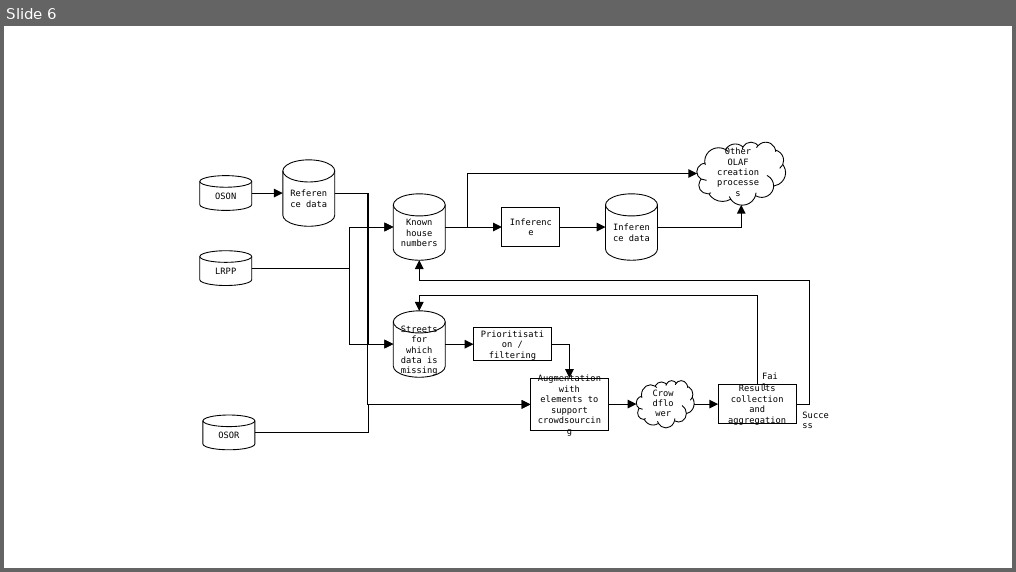
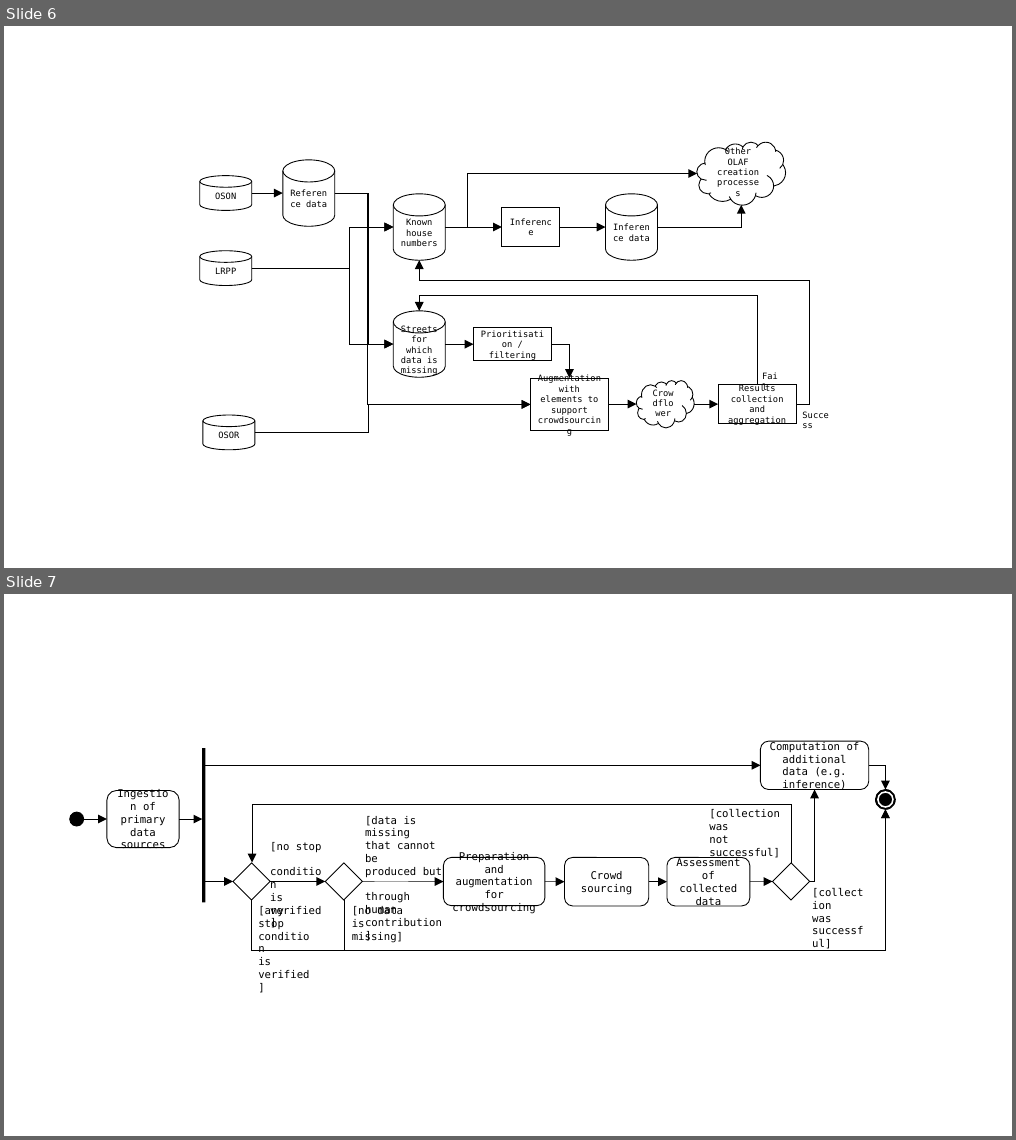
Before and after one commit to Digital-Contraptions-Imaginarium/OLAF-ICWE2016-paper, a slide deck: images_src/misc_powerpoint.pptx. Shown one above the other, each under a label of ours: slide 6 before the commit, slides 6 and 7 after it. The pictures are 1016x572 and 1016x1140 pixels, drawn with LibreOffice and Linux fonts; fonts in the diff are those of the drawing. Boxes give left, top, right and bottom in pixels: in the first picture for what was removed or moved away, otherwise in the second. Text is boxed around its words. In the diff, an @@ line names an element or a change of style, - is before the commit and + after.

```diff
--- a/images_src/misc_powerpoint.pptx
+++ b/images_src/misc_powerpoint.pptx
@@ slide 7 added at (4,594,1012,1136), background #FFFFFF @@
@@ rounded rectangle added at (760,741,869,790), fill #FFFFFF, outline #000000 1 pt, 12 pt, text #000000 @@
+Computation of additional data (e.g. inference)
@@ rectangle added at (202,748,206,902), fill #000000 @@
@@ arrow added from (202, 766) to (760, 766), #000000 0.5 pt @@
@@ elbow arrow added from (869, 766) to (885, 790), #000000 0.5 pt @@
@@ rounded rectangle added at (107,790,179,847), fill #FFFFFF, outline #000000 1 pt, 12 pt, text #000000 @@
+Ingestion of primary data sources
@@ elbow arrow added from (810, 881) to (814, 790), #000000 0.5 pt @@
@@ ellipse added at (876,790,896,810), fill #000000, outline #000000 1 pt @@
@@ ellipse added at (878,792,892,806), outline #FFFFFF 1.75 pt @@
@@ ellipse added at (70,812,84,826), fill #000000, outline #000000 1 pt @@
@@ arrow added from (84, 819) to (107, 819), #000000 0.5 pt @@
@@ arrow added from (179, 819) to (202, 819), #000000 0.5 pt @@
@@ elbow arrow added from (791, 863) to (252, 863), #000000 0.5 pt @@
@@ elbow arrow added from (252, 900) to (885, 810), #000000 0.5 pt @@
@@ elbow arrow added from (344, 900) to (885, 810), #000000 0.5 pt @@
@@ text added at (365,816,442,926), 12 pt, text #000000 @@
+[data is missing
+that cannot be
+produced but
+through human
+contribution]
@@ text added at (709,809,780,858), 12 pt, text #000000 @@
+[collection was
+not successful]
@@ diamond added at (233,863,270,900), fill #FFFFFF, outline #000000 1 pt @@
@@ text added at (270,842,322,916), 12 pt, text #000000 @@
+[no stop
+condition
+is verified]
@@ diamond added at (325,863,362,900), fill #FFFFFF, outline #000000 1 pt @@
@@ rounded rectangle added at (443,858,545,906), fill #FFFFFF, outline #000000 1 pt, 12 pt, text #000000 @@
+Preparation and augmentation for crowdsourcing
@@ rounded rectangle added at (565,858,649,906), fill #FFFFFF, outline #000000 1 pt, 12 pt, text #000000 @@
+Crowd
+sourcing
@@ rounded rectangle added at (667,858,750,906), fill #FFFFFF, outline #000000 1 pt, 12 pt, text #000000 @@
+Assessment of collected data
@@ diamond added at (773,863,810,900), fill #FFFFFF, outline #000000 1 pt @@
@@ arrow added from (205, 881) to (233, 881), #000000 0.5 pt @@
@@ arrow added from (270, 881) to (325, 881), #000000 0.5 pt @@
@@ arrow added from (362, 881) to (443, 882), #000000 0.5 pt @@
@@ arrow added from (545, 882) to (565, 882), #000000 0.5 pt @@
@@ arrow added from (648, 882) to (667, 882), #000000 0.5 pt @@
@@ arrow added from (750, 882) to (773, 881), #000000 0.5 pt @@
@@ text added at (258,906,309,978), 12 pt, text #000000 @@
+[any stop
+condition
+is verified]
@@ text added at (352,906,403,942), 12 pt, text #000000 @@
+[no data
+is missing]
@@ text added at (812,916,831,922), 12 pt, text #000000 @@
+[collection
+was
+successful]
```
Also in this commit, not shown: 1 other file.
